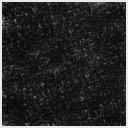
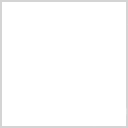
Revision of a layered 128×128 image; what changed, layer by layer:
pixels changed over bbox(0, 0, 128, 128) (layer not identified)
